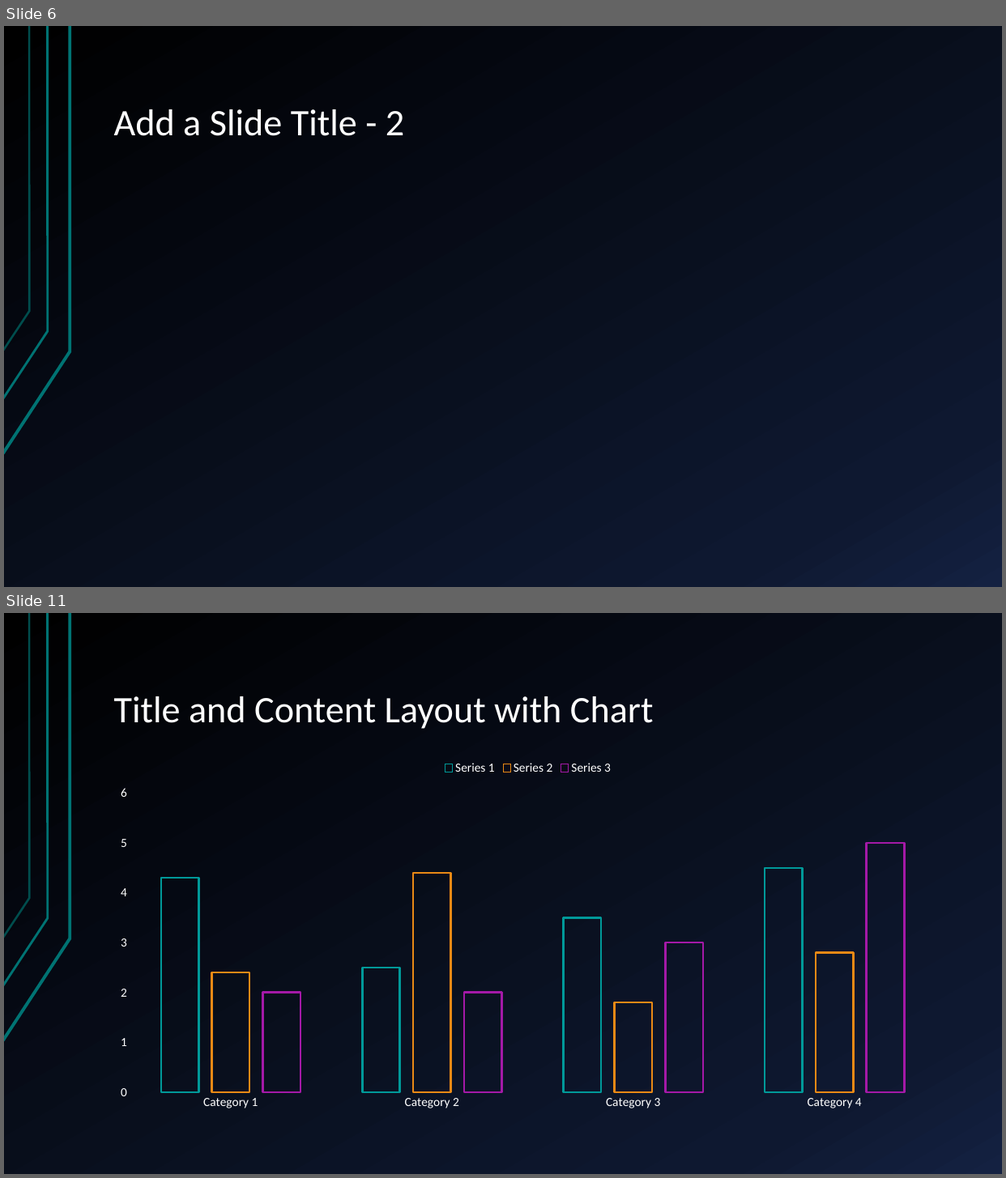
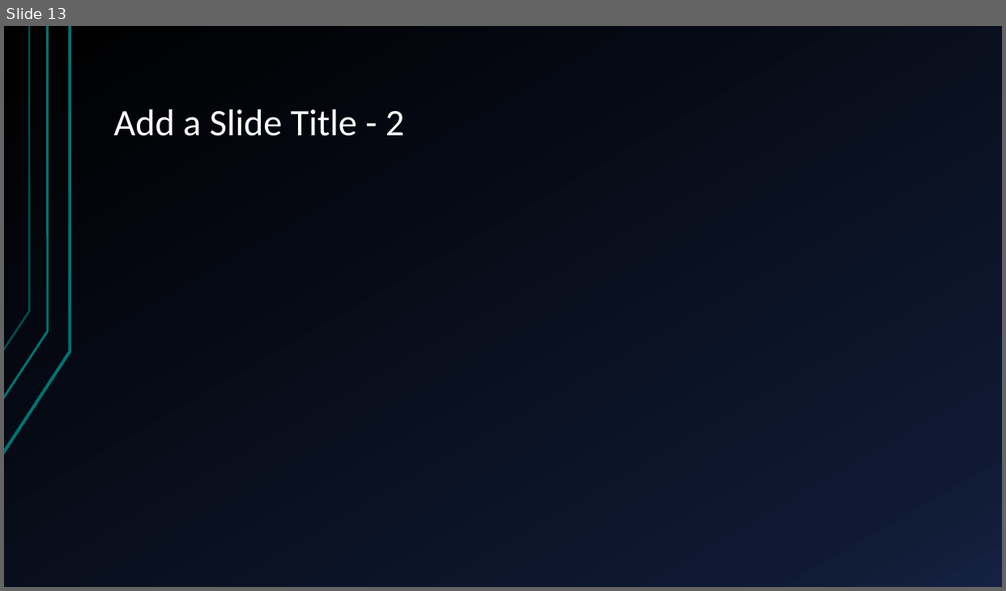
Before and after one commit to Ploppa-Smurph/ctec112_IT_HardwareSupport, a slide deck: buildPC.pptx. Shown one above the other, each under a label of ours: slides 6 and 11 before the commit, slide 13 after it; the slides between them are not shown. The pictures are 1006x1178 and 1006x591 pixels, drawn with LibreOffice and Linux fonts; fonts in the diff are those of the drawing. Boxes give left, top, right and bottom in pixels: in the first picture for what was removed or moved away, otherwise in the second. Text is boxed around its words. In the diff, an @@ line names an element or a change of style, - is before the commit and + after.

```diff
--- a/buildPC.pptx
+++ b/buildPC.pptx
@@ slide 11 removed at box(4, 613, 1002, 1174), background gradient #000000 to #0F1931 to #142242; not listed: 3 template elements that a slide beside it also shows @@
@@ title removed at box(114, 696, 654, 729) @@
-Title and Content Layout with Chart
@@ column chart removed at box(104, 752, 952, 1118) @@
-categories: Category 1, Category 2, Category 3, Category 4
-Series 1: 4.3, 2.5, 3.5, 4.5
-Series 2: 2.4, 4.4, 1.8, 2.8
-Series 3: 2, 2, 3, 5
@@ what was slide 6 is now slide 13 @@
```
Also in this commit, not shown: 3 slides changed, 9 slides added, 6 other slides removed, 1 other file.
